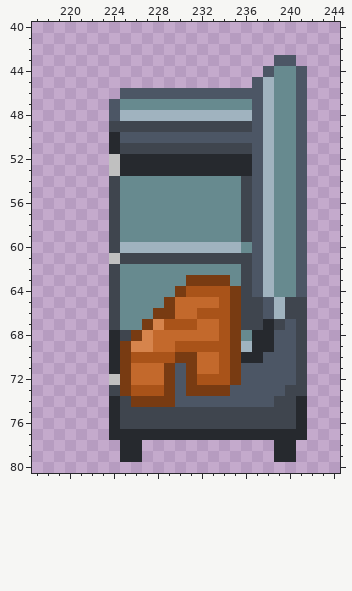
One commit to this pixel-art file: scenes/prologue_scene/assets/waiting_room_asset_sheet.aseprite. Above: the version before the commit.
384x384 pixels, 1 frame. Colours within 5 levels of each other are drawn and written as one. Shown: x 217..244, y 40..80.
After the commit:
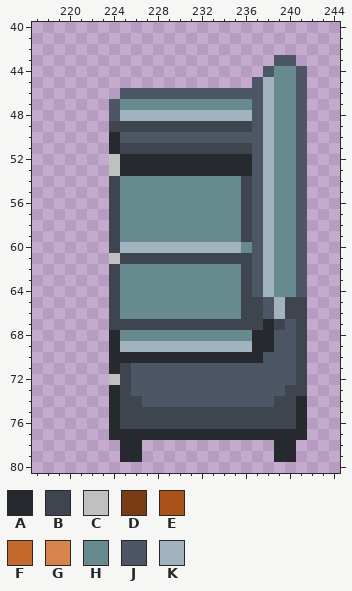
Palette (. is transparent): A #26292e  B #3f454e  C #c0c0c0  D #783b12  E #a95319  F #c3692c  G #d6844c  H #678a8f  J #4c5665  K #a0b3bf
The exact change:
Colour A replaces colour B in row 73 at x 224.
Colour A replaces colour D in row 70 at x 225, 230 to 231 and 235.
Colour A replaces colour E in row 70 at x 226 to 229 and 234.
Colour A replaces colour F in row 70 at x 232 to 233.
Colour B replaces colour D in row 67 at x 227 and 235; in rows 71 to 73 at x 225; in row 74 at x 226.
Colour B replaces colour E in row 67 at x 229 to 231 and 234.
Colour B replaces colour F in row 67 at x 232 to 233.
Colour B replaces colour G in row 67 at x 228.
Colour B replaces colour H in row 67 at x 225 to 226.
Colour H replaces colour B in row 68 at x 225.
Colour H replaces colour D in row 63 at x 231 to 234; in row 64 at x 230 and 235; in row 65 at x 229 and 235; in row 66 at x 228 to 229 and 235; in row 68 at x 226 and 235.
Colour H replaces colour E in row 64 at x 231 to 234; in row 65 at x 234; in row 66 at x 232 to 234; in row 68 at x 234.
Colour H replaces colour F in row 65 at x 230 to 233; in row 66 at x 230 to 231; in row 68 at x 228 to 233.
Colour H replaces colour G in row 68 at x 227.
Colour J replaces colour D in rows 71 to 72 at x 229, 231 and 235; in row 73 at x 229 and 231 to 234; in row 74 at x 227 to 229.
Colour J replaces colour E in row 71 at x 234; in row 72 at x 232 to 234; in row 73 at x 226 to 228.
Colour J replaces colour F in row 71 at x 226 to 228 and 232 to 233; in row 72 at x 226 to 228.
Colour K replaces colour D in row 69 at x 225 and 235.
Colour K replaces colour E in row 69 at x 230 to 234.
Colour K replaces colour F in row 69 at x 228 to 229.
Colour K replaces colour G in row 69 at x 226 to 227.
Changed places in both pictures, as pixel boxes (x1, y1, x2, y2):
changed: (109, 275, 241, 407)
